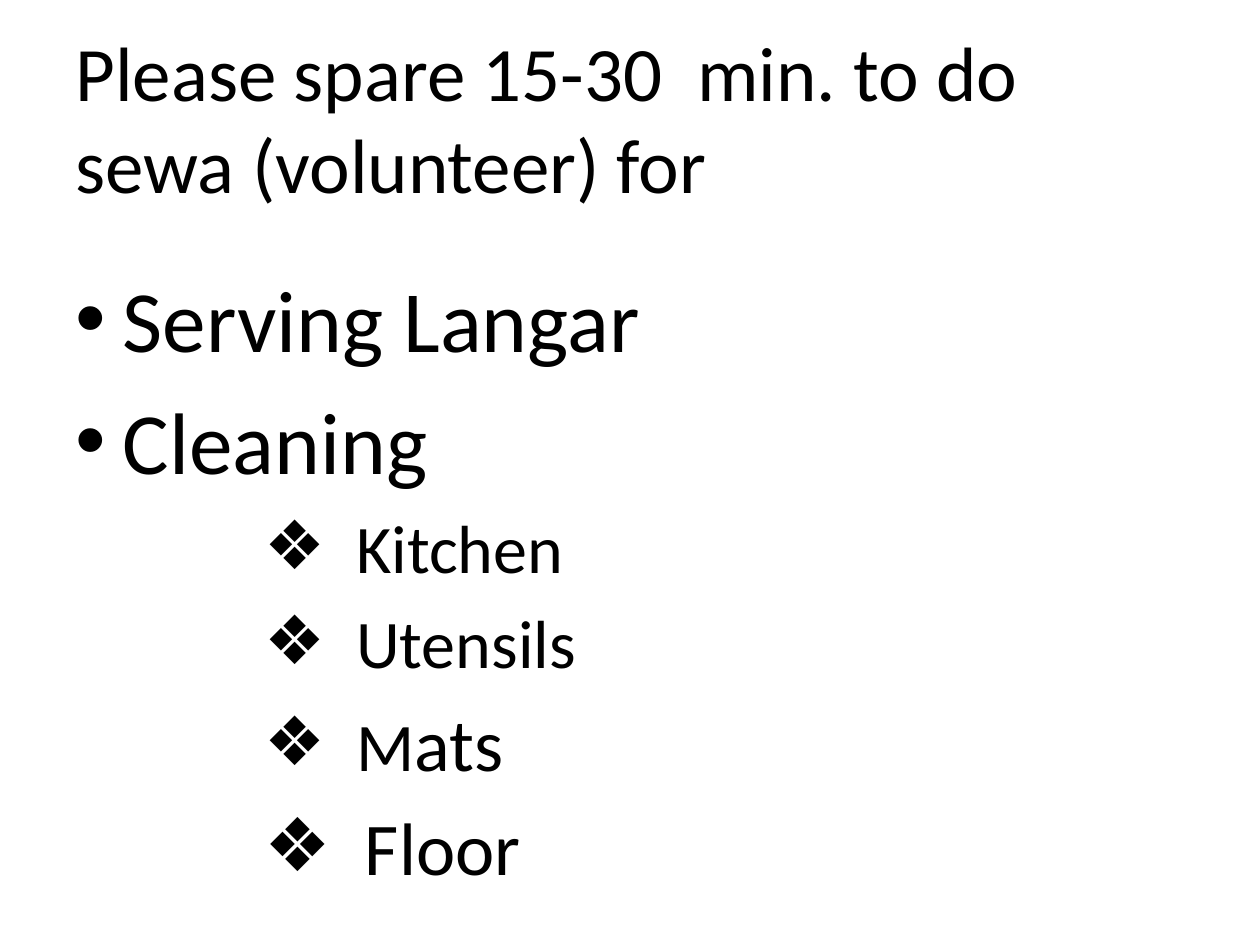
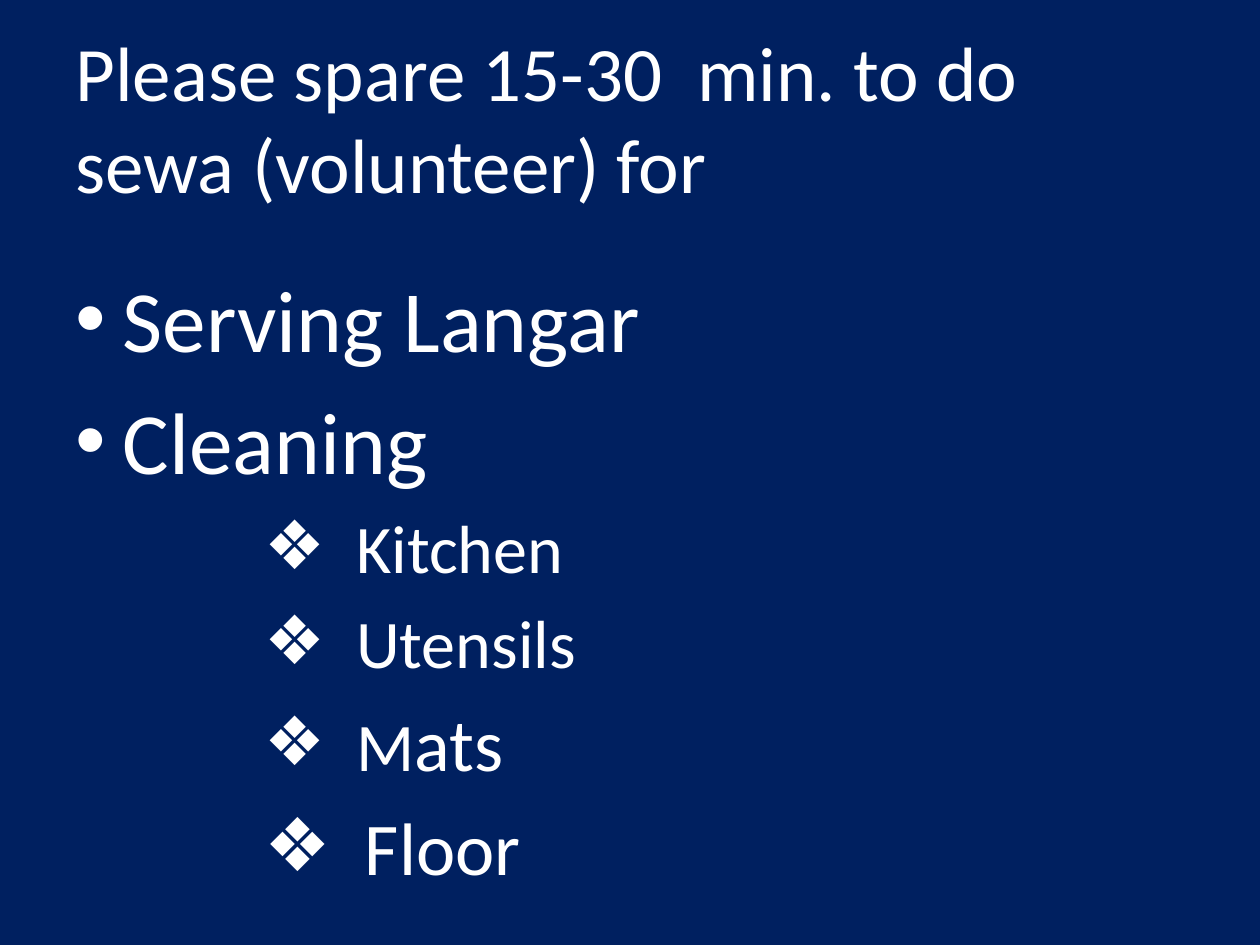
Before and after one commit to jagatsingh/sikhism, a slide deck: slide 2 of software/util/Standard_Templates.pptx. Drawn at 1260x945 pixels with LibreOffice and Linux fonts; fonts in the diff are those of the drawing. Boxes give left, top, right and bottom in pixels: in the first picture for what was removed or moved away, otherwise in the second. Text is boxed around its words. In the diff, an @@ line names an element or a change of style, - is before the commit and + after.

Commit message:
Changing all background to navy blue.

```diff
--- a/software/util/Standard_Templates.pptx
+++ b/software/util/Standard_Templates.pptx
@@ background #FFFFFF to #002060 @@
@@ title "Please spare 15-30 min. to ..." at <box>76,47,1017,204</box>: text colour #000000 to #FFFFFF @@
@@ text "Serving Langar" at <box>123,292,639,876</box>: text colour #000000 to #FFFFFF @@
```
Also in this commit, not shown: 8 other slides changed.
